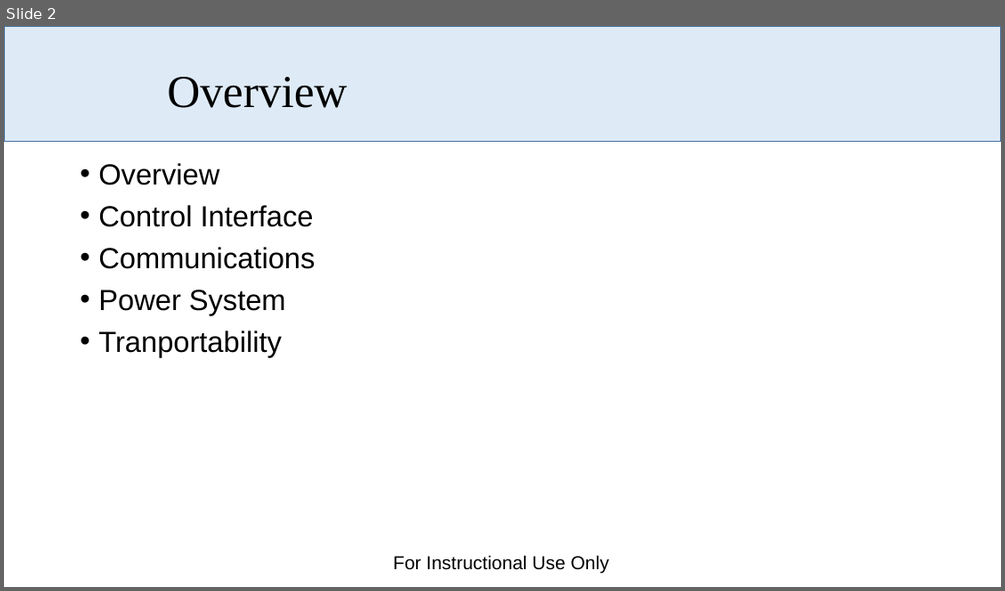
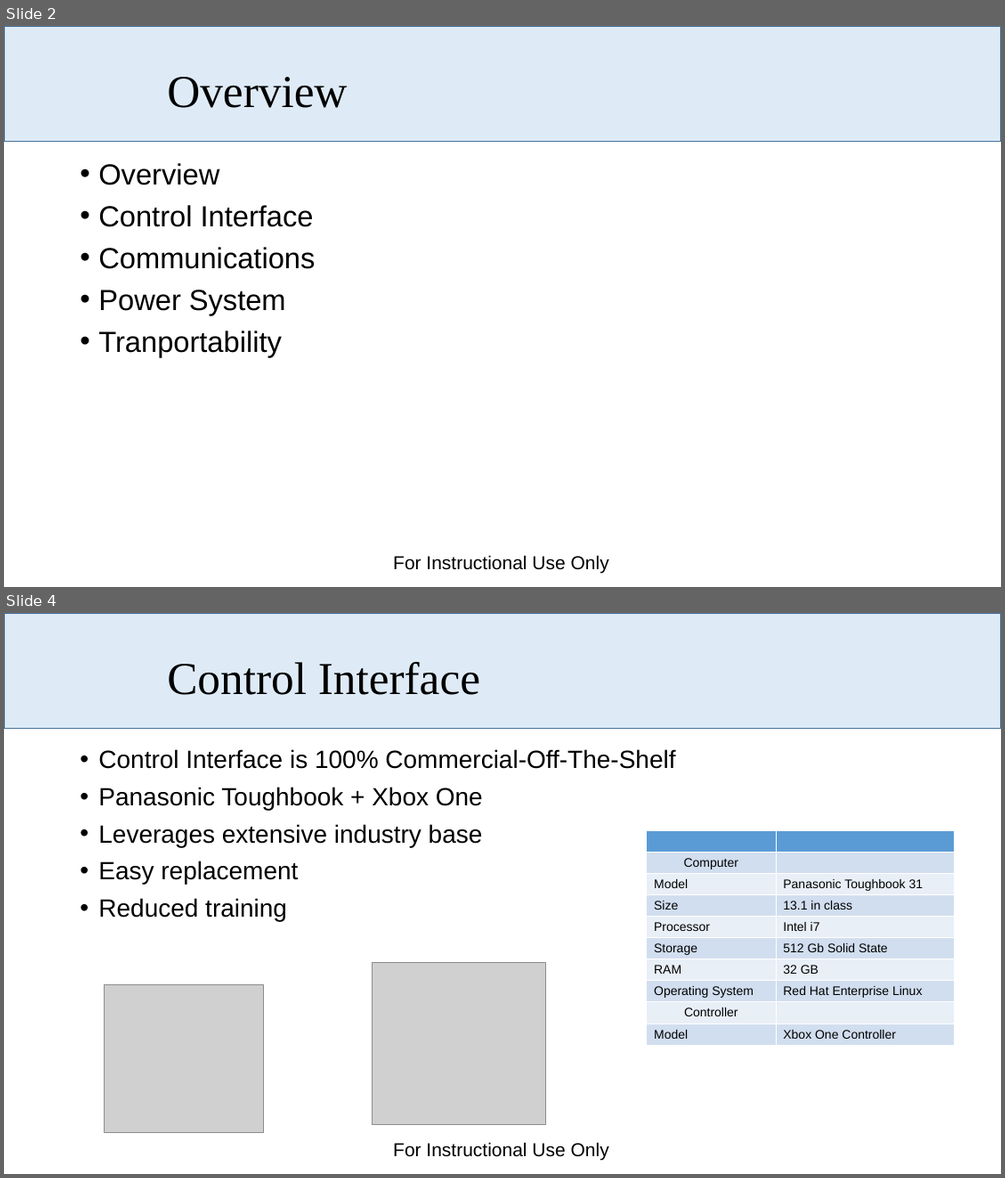
Before and after one commit to dabarrett/rqmtReviewer, a slide deck: Documents/Ground Control Station Overview.pptx. Shown one above the other, each under a label of ours: slide 2 before the commit, slides 2 and 4 after it; the slides between them are not shown. The pictures are 1005x591 and 1005x1178 pixels, drawn with LibreOffice and Linux fonts; fonts in the diff are those of the drawing; grey boxes stand for pictures; background and template pictures are left out. Boxes give left, top, right and bottom in pixels: in the first picture for what was removed or moved away, otherwise in the second. Text is boxed around its words. In the diff, an @@ line names an element or a change of style, - is before the commit and + after.

```diff
--- a/Documents/Ground Control Station Overview.pptx
+++ b/Documents/Ground Control Station Overview.pptx
@@ slide 4 added at (4,613,1001,1174), background #FFFFFF; not listed: 2 template elements that a slide beside it also shows @@
@@ title added at (167,662,480,695), 44 pt, text #000000 @@
+Control Interface
@@ text added at (98,749,675,922), 24 pt, text #000000 @@
+• Control Interface is 100% Commercial-Off-The-Shelf
+• Panasonic Toughbook + Xbox One
+• Leverages extensive industry base
+• Easy replacement
+• Reduced training
@@ table added at (647,831,954,1055), 10 rows, 2 columns @@
+ | 
+Computer | 
+Model | Panasonic Toughbook 31
+Size | 13.1 in class
+Processor | Intel i7
+Storage | 512 Gb Solid State
+RAM | 32 GB
+Operating System | Red Hat Enterprise Linux
+Controller | 
+Model | Xbox One Controller
@@ picture added at (105,985,264,1133) @@
@@ picture added at (372,962,545,1125) @@
```
Also in this commit, not shown: 2 slides changed, 1 other slide added, 3 slides removed, 4 other files.
